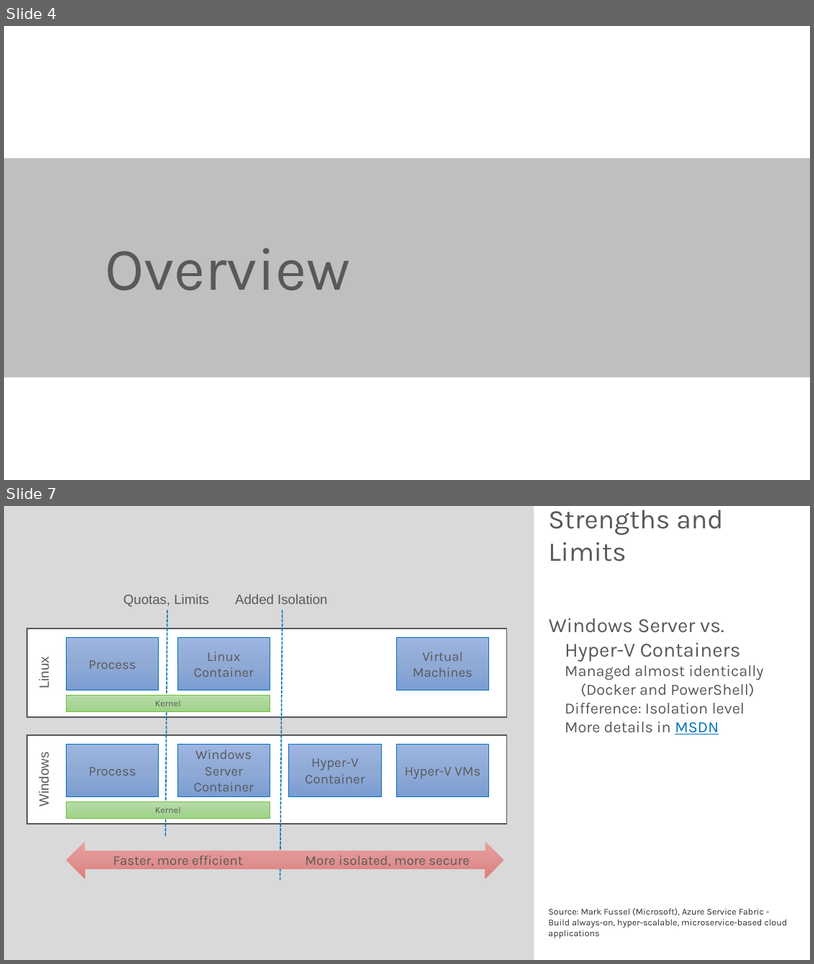
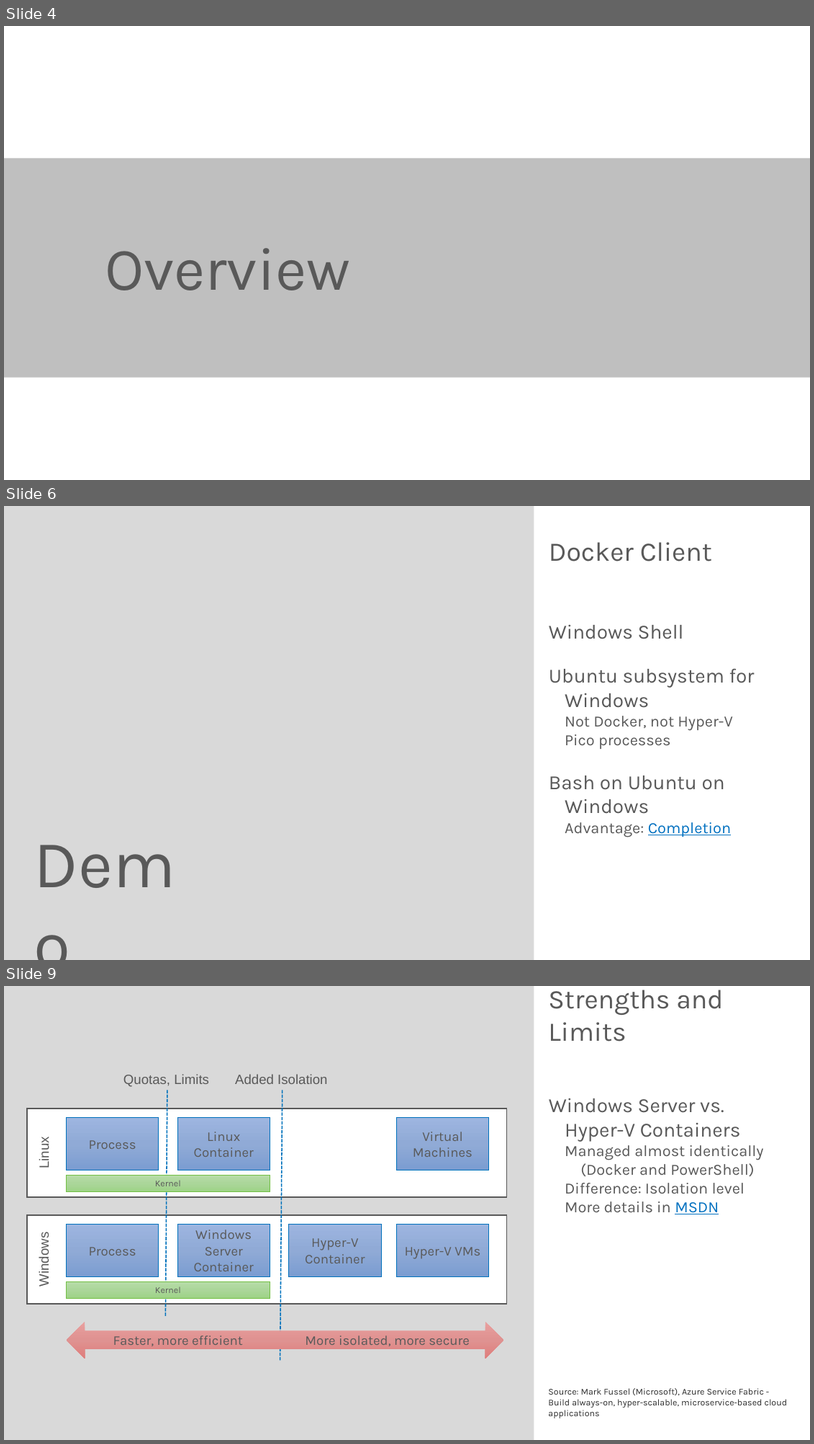
Before and after one commit to rstropek/DockerVS2015Intro, a slide deck: slides/Containers-Microsoft-Universe.pptx. Shown one above the other, each under a label of ours: slides 4 and 7 before the commit, slides 4, 6 and 9 after it; the slides between them are not shown. The pictures are 814x964 and 814x1444 pixels, drawn with LibreOffice and Linux fonts; fonts in the diff are those of the drawing. Boxes give left, top, right and bottom in pixels: in the first picture for what was removed or moved away, otherwise in the second. Text is boxed around its words. In the diff, an @@ line names an element or a change of style, - is before the commit and + after.

Commit message:
Refresh Docker+Microsoft samples and slides

```diff
--- a/slides/Containers-Microsoft-Universe.pptx
+++ b/slides/Containers-Microsoft-Universe.pptx
@@ slide 6 added at [4,506,810,960], background #FFFFFF; not listed: 1 template element that a slide beside it also shows @@
@@ text added at [549,542,712,561], 24 pt, text #595959 @@
+Docker Client
@@ text added at [549,625,755,837], 18 pt, text #595959 @@
+Windows Shell
+Ubuntu subsystem for Windows
+  Not Docker, not Hyper-V
+  Pico processes
+Bash on Ubuntu on Windows
+  Advantage: Completion
@@ text added at [26,816,220,906], 60 pt, text #595959 @@
+Demo
@@ what was slide 7 is now slide 9 @@
```
Also in this commit, not shown: 9 slides changed, 1 other slide added, 3 other files.
